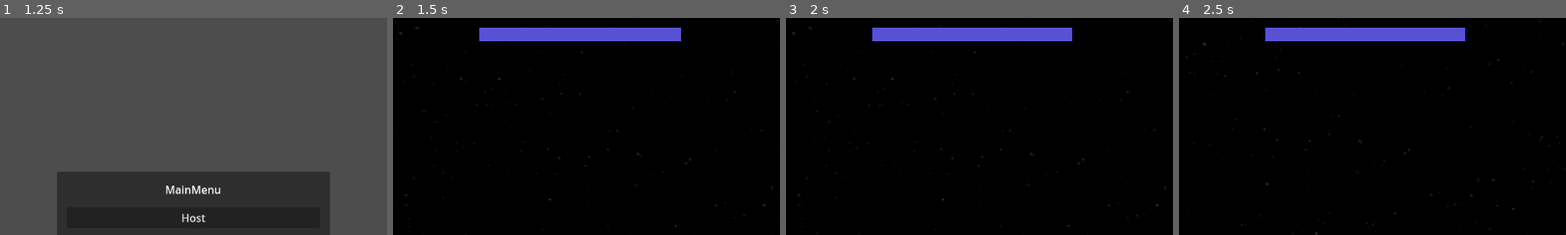
Above: before the commit, frames 1-4 (left to right).
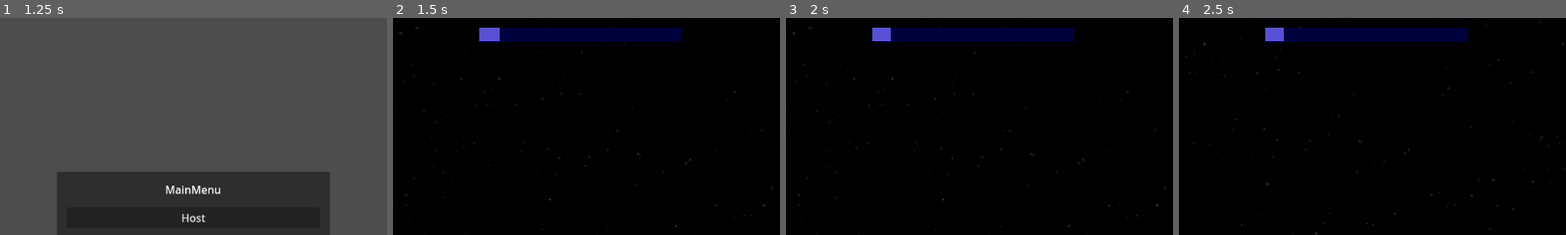
Above: after the commit, the same moments.

Repository: YuraStebel/CosmosGodotProject
Game: Godot game, scene res://scenes/wrld.tscn
Same seed, same stepped clock (60 frames per second), same inputs: the game is played once before the commit and once after it. The engine's default icon, where the game draws it, is replaced by a stand-in: a white triangle on a blue panel in a dark square.
Inputs (mouse positions are % of the whole screen's width and height, from its top left):
- Up to frame 1 (1.25 s): click (50, 60) at 0.52 s; type "12" at 0.6 s
- Up to frame 2 (1.5 s): click "Host" at 1.25 s
- Up to frame 3 (2 s): no input
- Up to frame 4 (2.5 s): tap Enter (ui_accept) at 2, 2.27 s; move the mouse to (55, 50) at 2.02 s; hold W (forward) from 2.03 s (still down); tap D (righ) at 2.1 s
The pictures show only the part of the screen within x 25-75%, y 0-50%; the shares and areas given below are measured in that part.

Frame 1 is identical in both runs. In frame 2, 2.9% of the frame differs, in the area x 27-75%, y 4-11%; in frame 3, 2.9%; in frame 4, 2.9%.

Commit message:
compliting breathing

Diff:
--- a/scenes/player.tscn
+++ b/scenes/player.tscn
@@ -1,9 +1,10 @@
-[gd_scene load_steps=8 format=3 uid="uid://cc3xq36jc4yo"]
+[gd_scene load_steps=9 format=3 uid="uid://cc3xq36jc4yo"]
 
 [ext_resource type="Script" uid="uid://5bierablijt0" path="res://scripts/rigid_body_3d.gd" id="1_4flbx"]
 [ext_resource type="Texture2D" uid="uid://8hal0pb3km32" path="res://images/player_hud/oxygenbarbackground.png" id="3_dqkch"]
 [ext_resource type="Script" uid="uid://cvyiy2hvov5n6" path="res://scripts/player_stats.gd" id="3_qhqgy"]
 [ext_resource type="Texture2D" uid="uid://b6nuombnv88gm" path="res://images/player_hud/oxygenbar.png" id="4_qlg0r"]
+[ext_resource type="AudioStream" uid="uid://b62xa6gokxw5m" path="res://sounds/player/breathing.mp3" id="5_qlg0r"]
 
 [sub_resource type="CapsuleShape3D" id="CapsuleShape3D_h5h1p"]
 
@@ -65,3 +66,10 @@
 texture_under = ExtResource("3_dqkch")
 texture_progress = ExtResource("4_qlg0r")
 metadata/_edit_use_anchors_ = true
+
+[node name="Sounds" type="Node" parent="."]
+
+[node name="Breathing" type="AudioStreamPlayer" parent="Sounds"]
+stream = ExtResource("5_qlg0r")
+volume_db = -5.0
+parameters/looping = true
--- a/scripts/player_stats.gd
+++ b/scripts/player_stats.gd
@@ -1,7 +1,7 @@
 extends Node
 
 # Настройки кислорода
-@export var max_oxygen: float = 100.0
+@export var max_oxygen: float = 10.0
 @export var oxygen_consumption_rate: float = 1.0  # Потребление в секунду
 @export var oxygen_recovery_rate: float = 5.0     # Восстановление в секунду
 
@@ -9,6 +9,12 @@
 var is_in_oxygen_zone: bool = false
 
 @onready var oxygen_bar = $"../HUD/OxygenBar"
+@onready var breathing_sound = $"../Sounds/Breathing"
+
+var breathing = "res://sounds/player/breathing.mp3"
+var diyng_by_oxygen = "res://sounds/player/zadyhaetsya.mp3"
+
+var is_dying = false
 
 func _ready():
 	current_oxygen = max_oxygen
@@ -17,6 +23,24 @@
 	if is_multiplayer_authority():
 		update_oxygen(delta)
 		sync_oxygen_state()
+		play_sound_breathing()
+
+func play_sound_breathing():
+	if is_dying:
+
+		if breathing_sound.stream != load(diyng_by_oxygen) or not breathing_sound.playing:
+			breathing_sound.stop()
+			breathing_sound.stream = load(diyng_by_oxygen)
+			breathing_sound.play()
+		return
+
+	if !is_in_oxygen_zone:
+		if not breathing_sound.playing:
+			breathing_sound.stream = load(breathing)
+			breathing_sound.play()
+	else:
+		if breathing_sound.playing:
+			breathing_sound.stop()
 
 # Обновление уровня кислорода
 func update_oxygen(delta):
@@ -33,14 +57,15 @@
 		oxygen_bar.visible = true
 	oxygen_bar.value = current_oxygen
 
+
 	# Проверка на смерть от удушья
 	if current_oxygen <= 0:
+		is_dying = true
 		handle_oxygen_depletion()
 
 func handle_oxygen_depletion():
-	# Здесь реализуйте логику смерти/урона от нехватки кислорода
-	print("Игрок задыхается!")
-	# Например: get_parent().take_damage(10)
+	pass
+
 
 # Синхронизация состояния кислорода
 func sync_oxygen_state():
Not shown, added: sounds/player/breathing.mp3.import
Not shown, added: sounds/player/zadyhaetsya.mp3.import
Not shown, added: sounds/player/breathing.mp3
Not shown, added: sounds/player/zadyhaetsya.mp3
